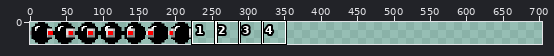
Sprite sheet: assets/robotEvolved.png. Above, an overview of the earlier version with the close-up marked.
Close-up. Earlier state:
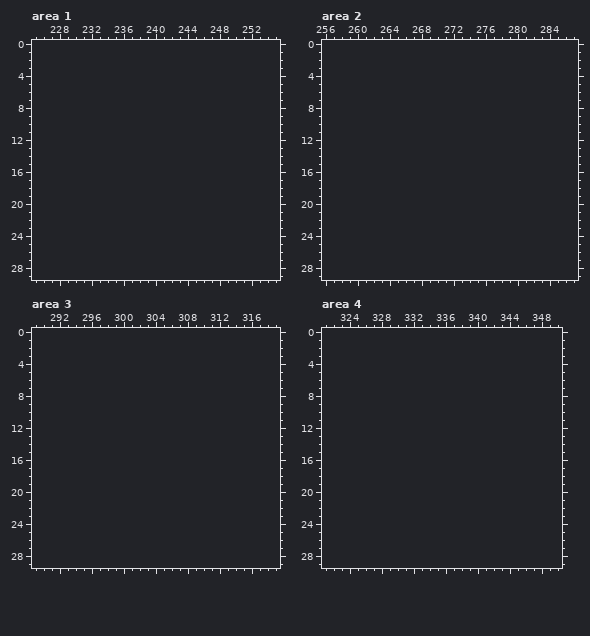
The file is 224x30 pixels. Shown: area 1: x 225..255, y 0..29; area 2: x 256..287, y 0..29; area 3: x 289..319, y 0..29; area 4: x 321..350, y 0..29. The old version is drawn lined up with the new one, on the new canvas. The commit also changed other parts of the picture, which this record leaves out.
The result:
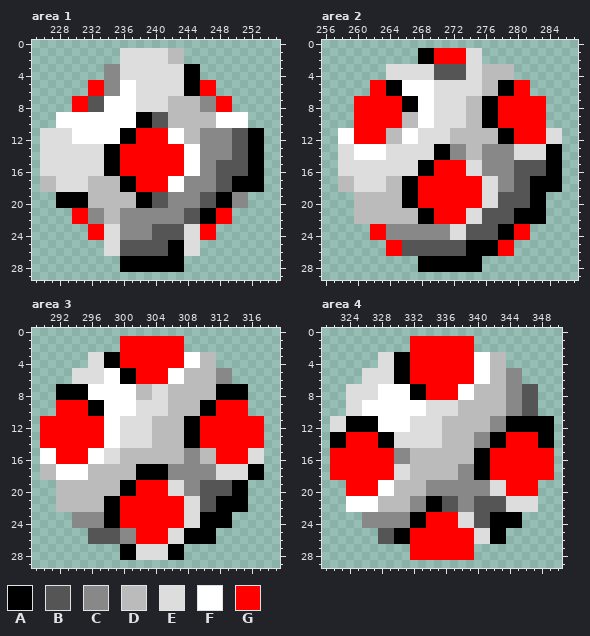
Palette (. is transparent): A #000000  B #555555  C #888888  D #bbbbbb  E #dddddd  F #ffffff  G #ff0000
The exact change:
canvas 224x30 -> 704x30
--- area 1
@@ x 225..255 @@
  0 ...............................
- 1 ...............................
- 2 ...............................
- 3 ...............................
- 4 ...............................
- 5 ...............................
- 6 ...............................
- 7 ...............................
- 8 ...............................
- 9 ...............................
-10 ...............................
-11 ...............................
-12 ...............................
-13 ...............................
-14 ...............................
-15 ...............................
-16 ...............................
-17 ...............................
-18 ...............................
-19 ...............................
-20 ...............................
-21 ...............................
-22 ...............................
-23 ...............................
-24 ...............................
-25 ...............................
-26 ...............................
-27 ...............................
-28 ...............................
+ 1 ...........EEEEEEDD............
+ 2 ...........EEEEEEDD............
+ 3 .........CCEEEEEEEEAA..........
+ 4 .........CCEEEEEEEEAA..........
+ 5 .......GGCCFFEEEEEEAAGG........
+ 6 .......GGCCFFEEEEEEAAGG........
+ 7 .....GGBBFFFFEEEEDDDDCCGG......
+ 8 .....GGBBFFFFEEEEDDDDCCGG......
+ 9 ...FFFFFFFFFFAABBDDDDDDFFFF....
+10 ...FFFFFFFFFFAABBDDDDDDFFFF....
+11 .EEEEFFFFFFAAGGGGFFDDCCCCBBAA..
+12 .EEEEFFFFFFAAGGGGFFDDCCCCBBAA..
+13 .EEEEEEEEAAGGGGGGGGFFCCCCBBAA..
+14 .EEEEEEEEAAGGGGGGGGFFCCCCBBAA..
+15 .EEEEEEEEAAGGGGGGGGFFCCBBBBAA..
+16 .EEEEEEEEAAGGGGGGGGFFCCBBBBAA..
+17 .DDEEEEDDDDAAGGGGFFCCCCBBAAAA..
+18 .DDEEEEDDDDAAGGGGFFCCCCBBAAAA..
+19 ...AAAADDDDDDAABBCCCCBBAACC....
+20 ...AAAADDDDDDAABBCCCCBBAACC....
+21 .....GGCCDDCCCCCCCCBBAAGG......
+22 .....GGCCDDCCCCCCCCBBAAGG......
+23 .......GGEECCCCBBBBEEGG........
+24 .......GGEECCCCBBBBEEGG........
+25 .........EEBBBBBBAAEE..........
+26 .........EEBBBBBBAAEE..........
+27 ...........AAAAAAAA............
+28 ...........AAAAAAAA............
 29 ...............................
--- area 2
@@ x 256..287 @@
  0 ................................
- 1 ................................
- 2 ................................
- 3 ................................
- 4 ................................
- 5 ................................
- 6 ................................
- 7 ................................
- 8 ................................
- 9 ................................
-10 ................................
-11 ................................
-12 ................................
-13 ................................
-14 ................................
-15 ................................
-16 ................................
-17 ................................
-18 ................................
-19 ................................
-20 ................................
-21 ................................
-22 ................................
-23 ................................
-24 ................................
-25 ................................
-26 ................................
-27 ................................
-28 ................................
+ 1 ............AAGGGGEE............
+ 2 ............AAGGGGEE............
+ 3 ........EEEEEEBBBBEEDDDD........
+ 4 ........EEEEEEBBBBEEDDDD........
+ 5 ......GGAAFFFFEEEEEEDDAAGG......
+ 6 ......GGAAFFFFEEEEEEDDAAGG......
+ 7 ....GGGGGGAAFFEEEEDDAAGGGGGG....
+ 8 ....GGGGGGAAFFEEEEDDAAGGGGGG....
+ 9 ....GGGGGGDDFFEEEEDDAAGGGGGG....
+10 ....GGGGGGDDFFEEEEDDAAGGGGGG....
+11 ..FFGGGGDDFFEEEEDDDDDDAAGGGGEE..
+12 ..FFGGGGDDFFEEEEDDDDDDAAGGGGEE..
+13 ..EEFFFFEEEEEEAACCDDCCCCEEEEAA..
+14 ..EEFFFFEEEEEEAACCDDCCCCEEEEAA..
+15 ..EEEEEEEEEEAAGGGGEECCCCBBBBAA..
+16 ..EEEEEEEEEEAAGGGGEECCCCBBBBAA..
+17 ..DDEEEEDDAAGGGGGGGGEECCBBAAAA..
+18 ..DDEEEEDDAAGGGGGGGGEECCBBAAAA..
+19 ....DDDDDDAAGGGGGGGGEEBBBBAA....
+20 ....DDDDDDAAGGGGGGGGEEBBBBAA....
+21 ....DDDDDDDDAAGGGGEEBBBBAAAA....
+22 ....DDDDDDDDAAGGGGEEBBBBAAAA....
+23 ......GGCCCCCCCCEEBBBBAAGG......
+24 ......GGCCCCCCCCEEBBBBAAGG......
+25 ........GGBBBBBBBBAAAAGG........
+26 ........GGBBBBBBBBAAAAGG........
+27 ............AAAAAAAA............
+28 ............AAAAAAAA............
 29 ................................
--- area 3
@@ x 289..319 @@
  0 ...............................
- 1 ...............................
- 2 ...............................
- 3 ...............................
- 4 ...............................
- 5 ...............................
- 6 ...............................
- 7 ...............................
- 8 ...............................
- 9 ...............................
-10 ...............................
-11 ...............................
-12 ...............................
-13 ...............................
-14 ...............................
-15 ...............................
-16 ...............................
-17 ...............................
-18 ...............................
-19 ...............................
-20 ...............................
-21 ...............................
-22 ...............................
-23 ...............................
-24 ...............................
-25 ...............................
-26 ...............................
-27 ...............................
-28 ...............................
+ 1 ...........GGGGGGGG............
+ 2 ...........GGGGGGGG............
+ 3 .......EEAAGGGGGGGGFFDD........
+ 4 .......EEAAGGGGGGGGFFDD........
+ 5 .....EEEEFFAAGGGGFFDDDDCC......
+ 6 .....EEEEFFAAGGGGFFDDDDCC......
+ 7 ...AAAAFFFFFFDDEEDDDDDDAAAA....
+ 8 ...AAAAFFFFFFDDEEDDDDDDAAAA....
+ 9 ...GGGGAAFFFFEEEEDDDDAAGGGG....
+10 ...GGGGAAFFFFEEEEDDDDAAGGGG....
+11 .GGGGGGGGFFEEEEDDDDAAGGGGGGGG..
+12 .GGGGGGGGFFEEEEDDDDAAGGGGGGGG..
+13 .GGGGGGGGFFEEEEDDDDAAGGGGGGGG..
+14 .GGGGGGGGFFEEEEDDDDAAGGGGGGGG..
+15 .FFGGGGFFEEDDDDDDDDCCDDGGGGEE..
+16 .FFGGGGFFEEDDDDDDDDCCDDGGGGEE..
+17 .DDFFFFDDDDDDAAAACCCCCCEEEEAA..
+18 .DDFFFFDDDDDDAAAACCCCCCEEEEAA..
+19 ...DDDDDDDDAAGGGGEECCBBBBAA....
+20 ...DDDDDDDDAAGGGGEECCBBBBAA....
+21 ...DDDDDDAAGGGGGGGGEEBBAAAA....
+22 ...DDDDDDAAGGGGGGGGEEBBAAAA....
+23 .....CCCCAAGGGGGGGGEEAAAA......
+24 .....CCCCAAGGGGGGGGEEAAAA......
+25 .......BBBBCCGGGGEEAAAA........
+26 .......BBBBCCGGGGEEAAAA........
+27 ...........AAEEEEAA............
+28 ...........AAEEEEAA............
 29 ...............................
--- area 4
@@ x 321..350 @@
  0 ..............................
- 1 ..............................
- 2 ..............................
- 3 ..............................
- 4 ..............................
- 5 ..............................
- 6 ..............................
- 7 ..............................
- 8 ..............................
- 9 ..............................
-10 ..............................
-11 ..............................
-12 ..............................
-13 ..............................
-14 ..............................
-15 ..............................
-16 ..............................
-17 ..............................
-18 ..............................
-19 ..............................
-20 ..............................
-21 ..............................
-22 ..............................
-23 ..............................
-24 ..............................
-25 ..............................
-26 ..............................
-27 ..............................
-28 ..............................
+ 1 ...........GGGGGGGG...........
+ 2 ...........GGGGGGGG...........
+ 3 .......EEAAGGGGGGGGFFDD.......
+ 4 .......EEAAGGGGGGGGFFDD.......
+ 5 .....EEEEAAGGGGGGGGFFDDCC.....
+ 6 .....EEEEAAGGGGGGGGFFDDCC.....
+ 7 ...EEEEFFFFAAGGGGFFDDDDCCBB...
+ 8 ...EEEEFFFFAAGGGGFFDDDDCCBB...
+ 9 ...EEFFFFFFFFEEEEDDDDDDCCBB...
+10 ...EEFFFFFFFFEEEEDDDDDDCCBB...
+11 .EEAAAAFFFFEEEEDDDDDDCCAAAAAA.
+12 .EEAAAAFFFFEEEEDDDDDDCCAAAAAA.
+13 .AAGGGGAAEEEEEEDDDDCCAAGGGGAA.
+14 .AAGGGGAAEEEEEEDDDDCCAAGGGGAA.
+15 .GGGGGGGGCCDDDDDDDDAAGGGGGGGG.
+16 .GGGGGGGGCCDDDDDDDDAAGGGGGGGG.
+17 .GGGGGGGGEEDDDDDDCCAAGGGGGGGG.
+18 .GGGGGGGGEEDDDDDDCCAAGGGGGGGG.
+19 ...GGGGFFDDDDCCCCCCCCEEGGGG...
+20 ...GGGGFFDDDDCCCCCCCCEEGGGG...
+21 ...FFFFDDDDCCAABBCCBBBBEEEE...
+22 ...FFFFDDDDCCAABBCCBBBBEEEE...
+23 .....CCCCCCAAGGGGEEBBAAAA.....
+24 .....CCCCCCAAGGGGEEBBAAAA.....
+25 .......BBAAGGGGGGGGEEAA.......
+26 .......BBAAGGGGGGGGEEAA.......
+27 ...........GGGGGGGG...........
+28 ...........GGGGGGGG...........
 29 ..............................
Where, in picture pixels (left, top, right, bottom), the same in both close-ups:
added: (40, 48, 264, 272)
added: (338, 48, 562, 272)
added: (40, 336, 264, 560)
added: (330, 336, 554, 560)
